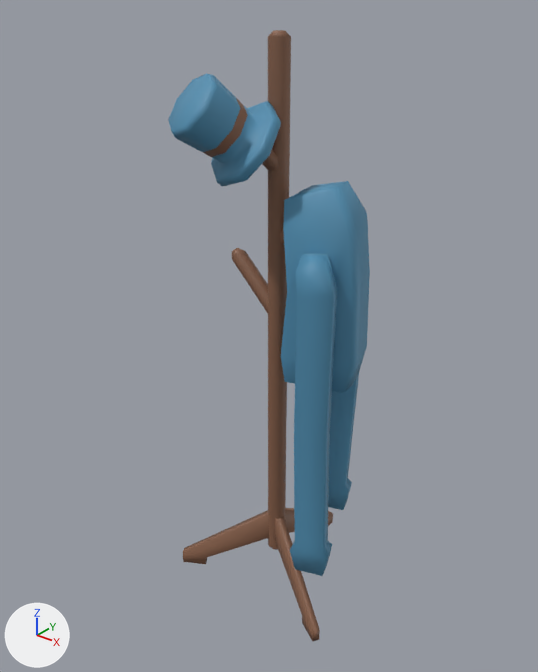
An edit to the FBX model Assets/PolygonalMind/LowPolyOffice/Props/mesh_coatrack_01.fbx, drawn before and after from the same camera.
The view is the same before and after, from a 50 mm lens placed at (0.423, -0.542, 0.641), pointed at (-0.013, 0.002, 0.303). Every picture has the same lights, and +X, +Y and +Z are marked at lower left. Where no turn or scale is listed for an object, it has been applied to the vertices.

In view in the first picture: 'mesh_coatrack_01'.
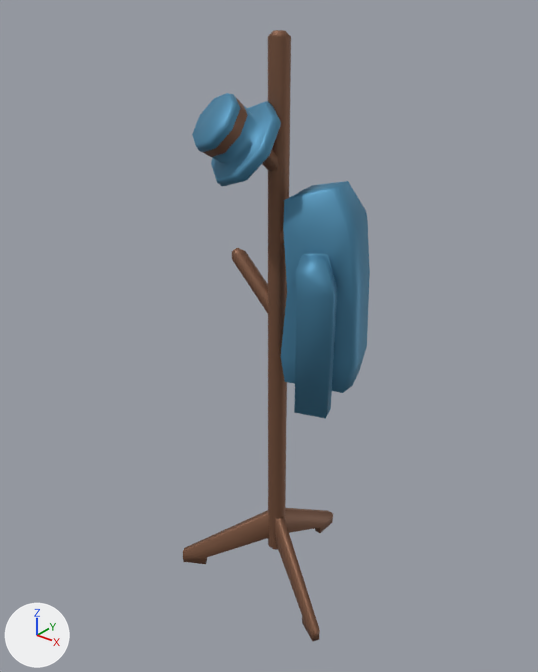
The change, as a list of edits to the scene's bpy script:
```text
Change me_mesh:
    used by ob_mesh_coatrack_01; location = (0.0, 0.0, 0.0)
    remove me_mesh.from_pydata(...)  # 326 vertices, 346 faces; spans x -0.101..0.101, y -0.099..0.114, z -0.005..0.597
    add me_mesh.from_pydata(...)  # 302 vertices, 322 faces; spans x -0.101..0.101, y -0.08..0.114, z -0.005..0.597
    me_mesh part 1
    17 vertices move from x -0.059..-0.003, y -0.099..-0.055, z 0.517..0.566 to x -0.048..0.003, y -0.08..-0.04, z 0.504..0.55
    me_mesh part 2
    28 vertices are removed from x 0.008..0.094, y -0.049..0.087, z 0.063..0.237
    30 faces are deleted
    4 vertices are added at (0.054, -0.032, 0.263), (0.059, -0.049, 0.263), (0.089, -0.04, 0.263), (0.083, -0.023, 0.263)
    6 new faces join them, mat_cloth (blue #518fb1)
```

Pixel boxes [x1, y1, x2, y2] of what changed, in the pictures (538 x 672 px; the box of a moved part takes in the faces that stretch with it):
'mesh_coatrack_01', reshaped (7% narrower): before [168, 30, 370, 642]; after [183, 30, 370, 642]
part 1 of me_mesh, moved or reshaped: before [168, 74, 240, 152]; after [192, 93, 240, 152]
part 2 of me_mesh, cut back: before [290, 291, 359, 576]; after [294, 291, 337, 419]
